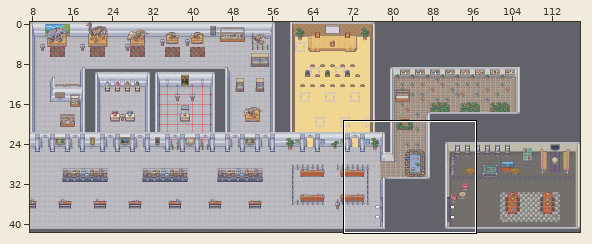
Tiled map (JSON), stored at frontend/public/assets/tilemaps/indoors.json. The picture above shows the old version from afar; the outline marks the close-up.
Close-up. Old version:
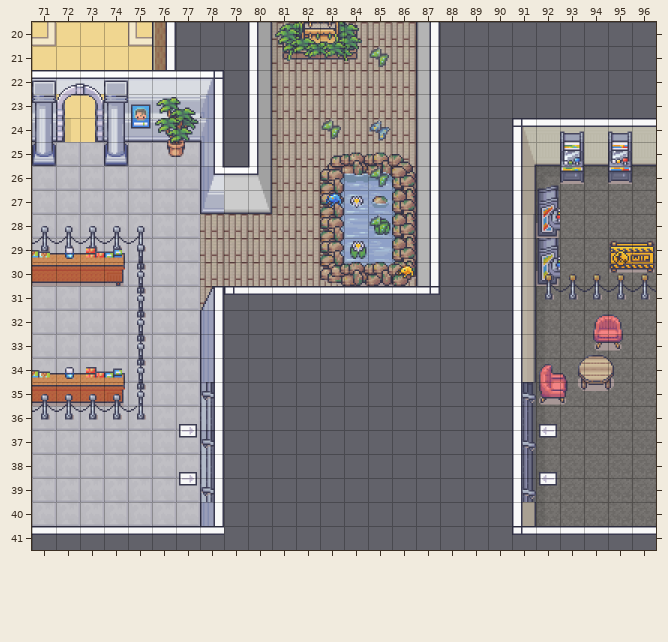
Cells are 32x32 px. Shown: x 71..96, y 20..41. The commit also changed other parts of the map, which this record leaves out.
The same view after the edit:
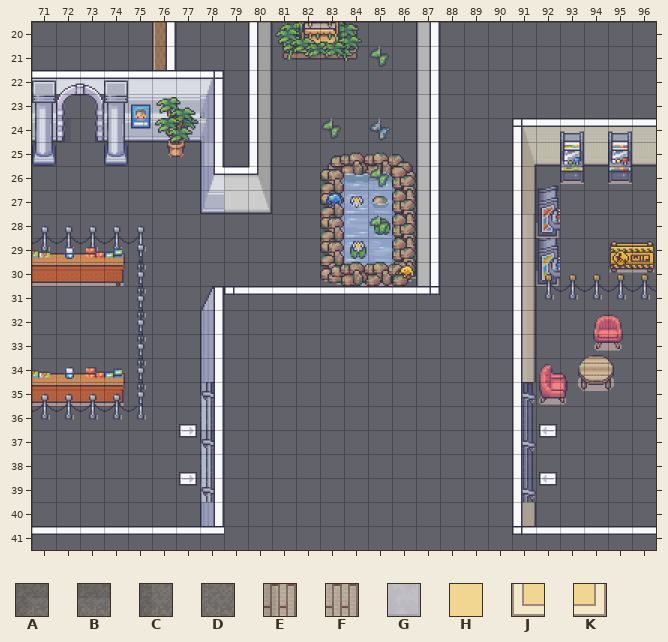
Key: from "Room_Builder_32x32": A 1946, B 1947, C 2022, D 2023, E 3226, F 3227, G 3535, H 4204, J 4207, K 4208.
_ is an empty cell.
The edit:
Layer "Below Player" (now hidden):
y 20: x 71..75 KHHHJ -> _____; x 81 E -> _; x 84..86 FFF -> ___
y 21: x 71..75 HHHHH -> _____; x 81..86 EFFFFF -> ______
y 22: x 81..86 EFFFFF -> ______
y 23..24: x 72..73 HH -> __; x 81..86 EFFFFF -> ______
y 25: x 71..77 GGGGGGG -> _______; x 81..86 EFFFFF -> ______
y 26: x 71..77 GGGGGGG -> _______; x 81..83 EFF -> ___; x 86 F -> _; x 92..96 ABBBB -> _____
y 27: x 71..77 GGGGGGG -> _______; x 81..83 EFF -> ___; x 93..96 DDDD -> ____
y 28..29: x 71..83 GGGGGGGFFFFFF -> _____________; x 93..96 DDDD -> ____
y 30: x 74..83 GGGGFFFFFF -> __________; x 86 F -> _; x 93..96 DDDD -> ____
y 31: x 71..78 GGGGGGGF -> ________; x 92..96 CDDDD -> _____
y 32..33: x 71..77 GGGGGGG -> _______; x 92..96 CDDDD -> _____
y 34: x 71..77 GGGGGGG -> _______; x 92..93 CD -> __; x 95..96 DD -> __
y 35: x 74..77 GGGG -> ____; x 93..96 DDDD -> ____
y 36..40: x 71..77 GGGGGGG -> _______; x 92..96 CDDDD -> _____
Changed places in both close-ups, as pixel boxes (x1, y1, x2, y2):
removed: (32, 22, 416, 526)
removed: (536, 166, 656, 526)
